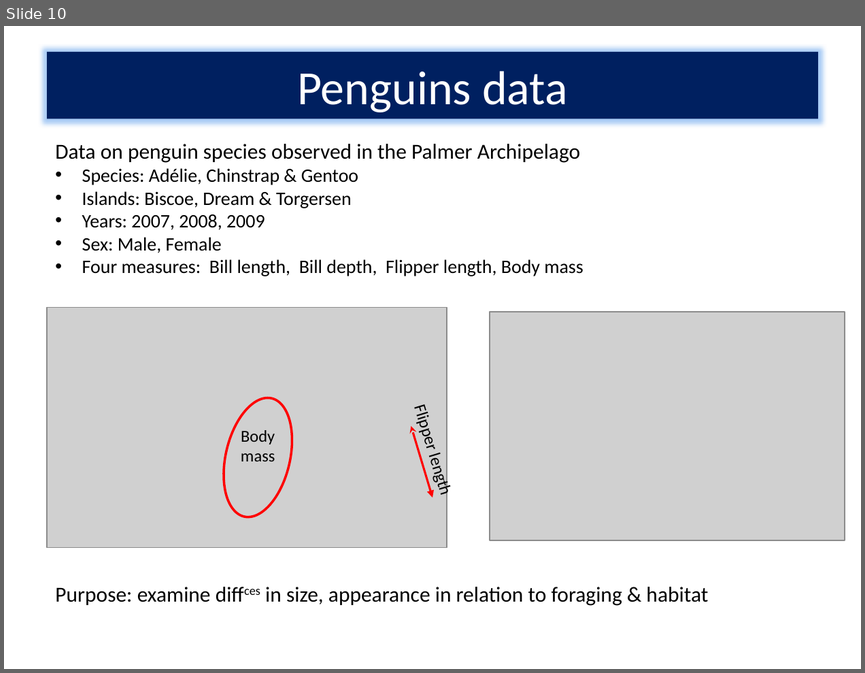
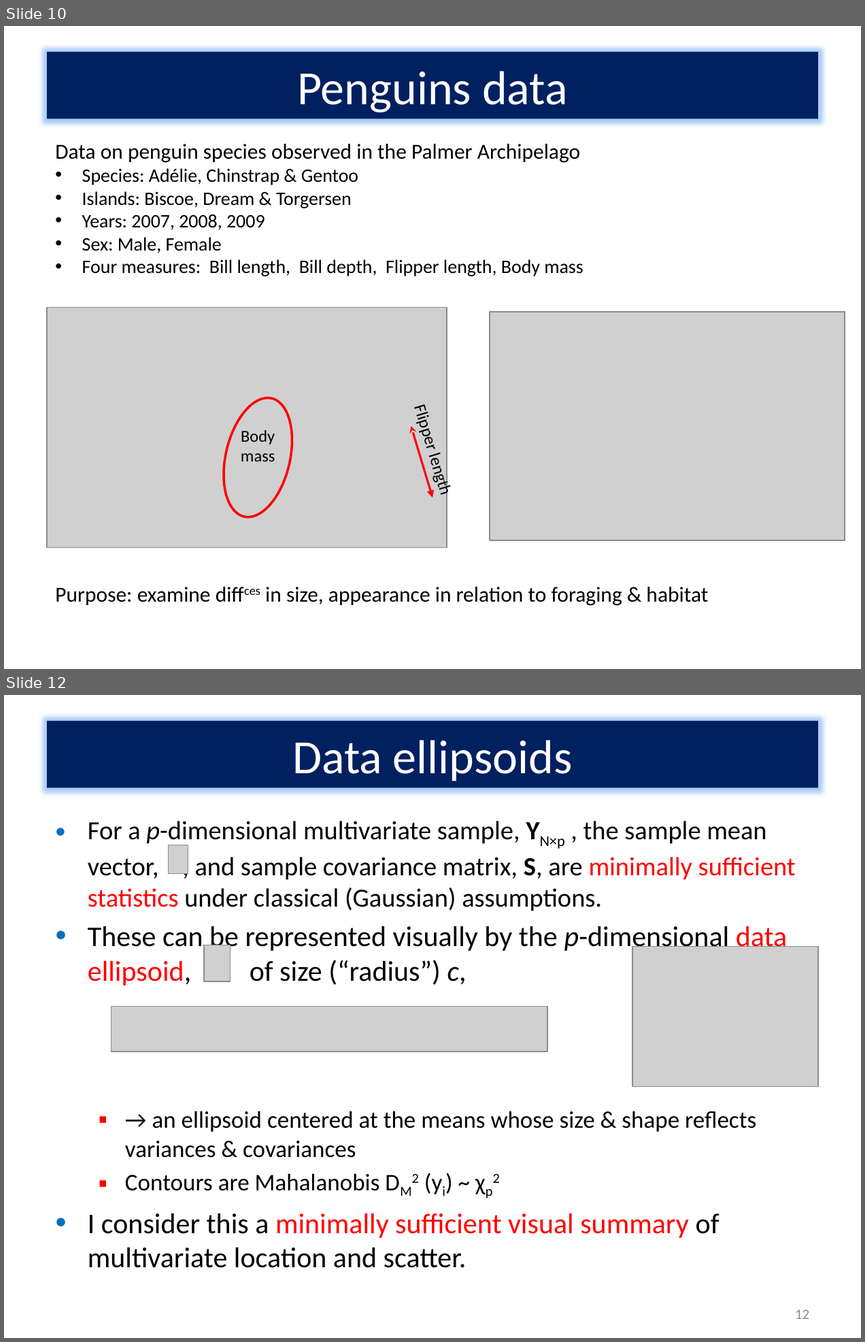
Before and after one commit to friendly/Vis-MLM-book, a slide deck: talks/VisMLM-QM-Forum.pptx. Shown one above the other, each under a label of ours: slide 10 before the commit, slides 10 and 12 after it; the slides between them are not shown. The pictures are 865x673 and 865x1342 pixels, drawn with LibreOffice and Linux fonts; fonts in the diff are those of the drawing; grey boxes stand for pictures. Boxes give left, top, right and bottom in pixels: in the first picture for what was removed or moved away, otherwise in the second. Text is boxed around its words. In the diff, an @@ line names an element or a change of style, - is before the commit and + after.

Commit message:
work on talk

```diff
--- a/talks/VisMLM-QM-Forum.pptx
+++ b/talks/VisMLM-QM-Forum.pptx
@@ slide 12 added at [4, 695, 861, 1338], background #FFFFFF @@
@@ title added at [47, 721, 818, 787], fill #002060, 40 pt, text #FFFFFF @@
+Data ellipsoids
@@ text added at [88, 821, 796, 1268], 22 pt, text #000000 @@
+• For a p-dimensional multivariate sample, YN×p , the sample mean vector, , and sample covariance matrix, S, are minimally sufficient statistics under classical (Gaussian) assumptions.
+• These can be represented visually by the p-dimensional data ellipsoid, of size (“radius”) c,
+  ▪ → an ellipsoid centered at the means whose size & shape reflects variances & covariances
+  ▪ Contours are Mahalanobis DM2 (yi) ~ χp2
+• I consider this a minimally sufficient visual summary of multivariate location and scatter.
@@ picture added at [169, 845, 188, 873] @@
@@ picture added at [204, 945, 230, 981] @@
@@ picture added at [632, 946, 818, 1086] @@
@@ picture added at [111, 1006, 547, 1051] @@
@@ page number added at [795, 1309, 809, 1319], 12 pt, text #8C8C8C @@
+12
```
Also in this commit, not shown: 19 other slides added, 7 other files.
